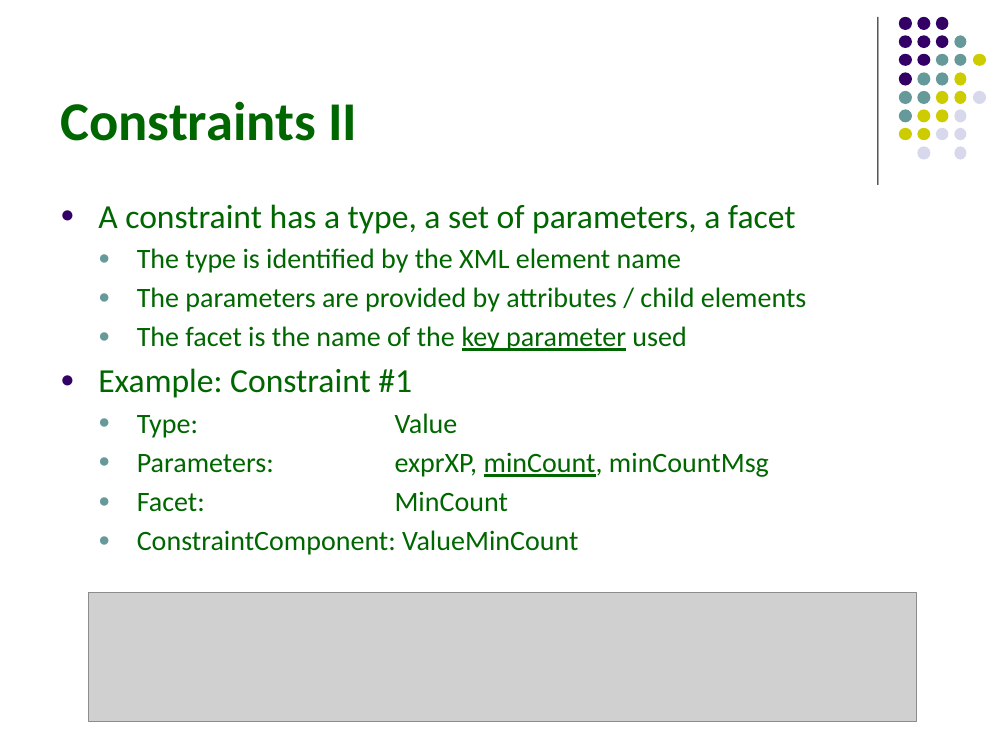
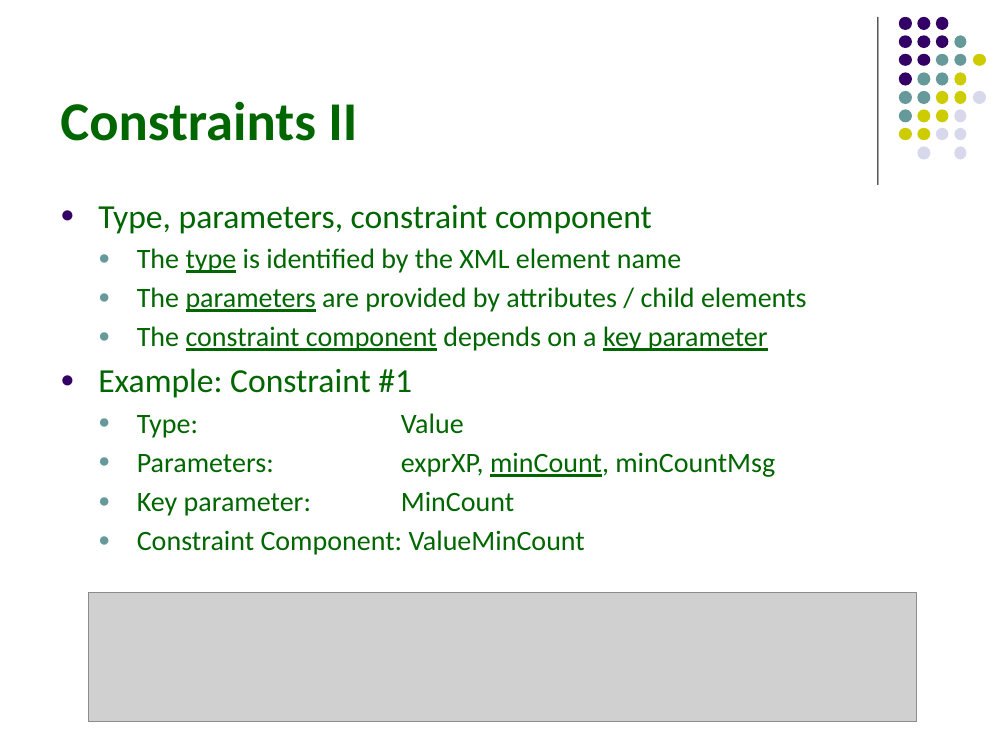
Before and after one commit to hrennau/greenfox, a slide deck: slide 11 of declarative-amsterdam-2020/an-introduction-to-greenfox/an-introduction-to-greenfox.pptx. Drawn at 1008x756 pixels with LibreOffice and Linux fonts; fonts in the diff are those of the drawing; grey boxes stand for pictures. Boxes give left, top, right and bottom in pixels: in the first picture for what was removed or moved away, otherwise in the second. Text is boxed around its words. In the diff, an @@ line names an element or a change of style, - is before the commit and + after.

```diff
--- a/declarative-amsterdam-2020/an-introduction-to-greenfox/an-introduction-to-greenfox.pptx
+++ b/declarative-amsterdam-2020/an-introduction-to-greenfox/an-introduction-to-greenfox.pptx
@@ text at box(98, 205, 652, 234): text changed @@
-● A constraint has a type, a set of parameters, a facet
+● Type, parameters, constraint component
@@ text at box(137, 248, 806, 312): underline on in "type", "parameters" @@
@@ text at box(137, 326, 768, 351): text changed @@
-  ● The facet is the name of the key parameter used
+  ● The constraint component depends on a key parameter
@@ text at box(137, 491, 585, 555): text changed @@
-  ● Facet: MinCount
-  ● ConstraintComponent: ValueMinCount
+  ● Key parameter: MinCount
+  ● Constraint Component: ValueMinCount
```
Also in this commit, not shown: 9 other slides changed, 5 slides added, 2 slides removed.
